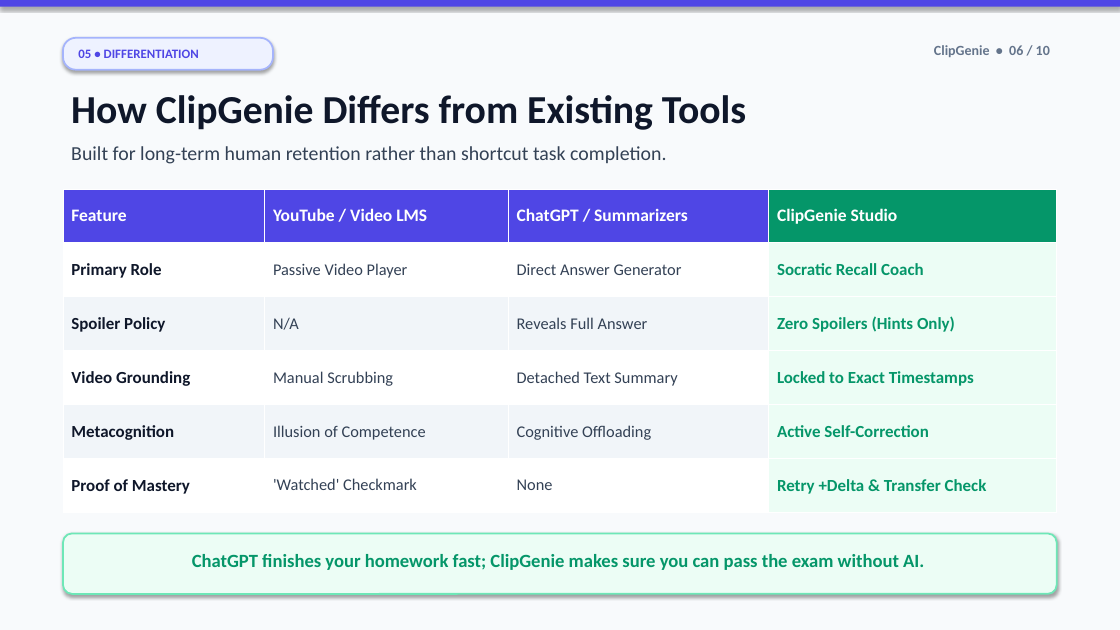
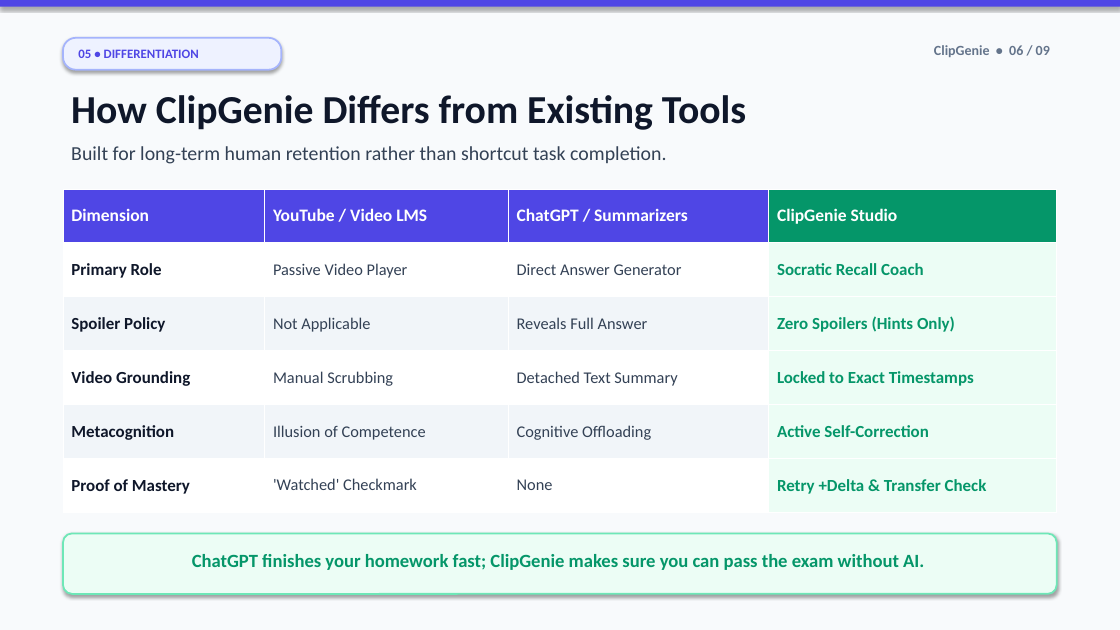
Before and after one commit to ansnaeemcodes/clipgenie, a slide deck: slide 6 of ClipGenie_Presentation.pptx. Drawn at 1120x630 pixels with LibreOffice and Linux fonts; fonts in the diff are those of the drawing. Boxes give left, top, right and bottom in pixels: in the first picture for what was removed or moved away, otherwise in the second. Text is boxed around its words. In the diff, an @@ line names an element or a change of style, - is before the commit and + after.

```diff
--- a/ClipGenie_Presentation.pptx
+++ b/ClipGenie_Presentation.pptx
@@ rounded rectangle "05 • DIFFERENTIATION": place and size @@
-rounded rectangle "05 • DIFFERENTIATION" at (63, 38, 273, 70)
+rounded rectangle "05 • DIFFERENTIATION" at (63, 38, 281, 70)
@@ text at (934, 45, 1050, 57): text changed @@
-ClipGenie • 06 / 10
+ClipGenie • 06 / 09
@@ table at (63, 189, 1057, 513) @@
-row 1, column 1: Feature
+row 1, column 1: Dimension
-row 3, column 2: N/A
+row 3, column 2: Not Applicable
```
Also in this commit, not shown: 8 other slides changed, 1 slide removed, 7 other files.
